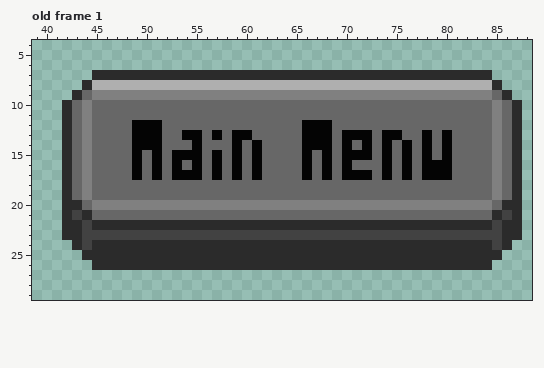
Two states of a pixel-art file, dots/Aseprite drawings/small main menu button.aseprite. Above is the file before it was changed.
128x32 pixels, 1 frame. Colours within 5 levels of each other are drawn and written as one. Shown: old frame 1: x 39..88, y 4..29. The commit also changed other frames, which this record leaves out.
The same view after the edit:
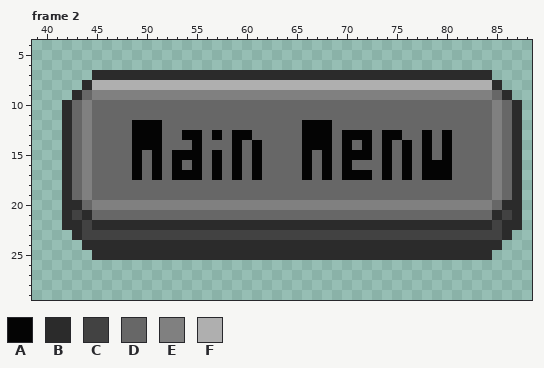
Palette (. is transparent): A #040404  B #2b2b2b  C #424242  D #676767  E #808080  F #afafaf
A new or re-ordered frame is compared with the old frame closest to it.
What changed:
frames 1 -> 3
Changed rows in their new state; - is an unchanged pixel.
Frame 2 is new; against old frame 1:
first column x 42:
23 .--------------------------------------------.
24 -.B----------------------------------------B.-
25 --.----------------------------------------.--
26 ---........................................---
